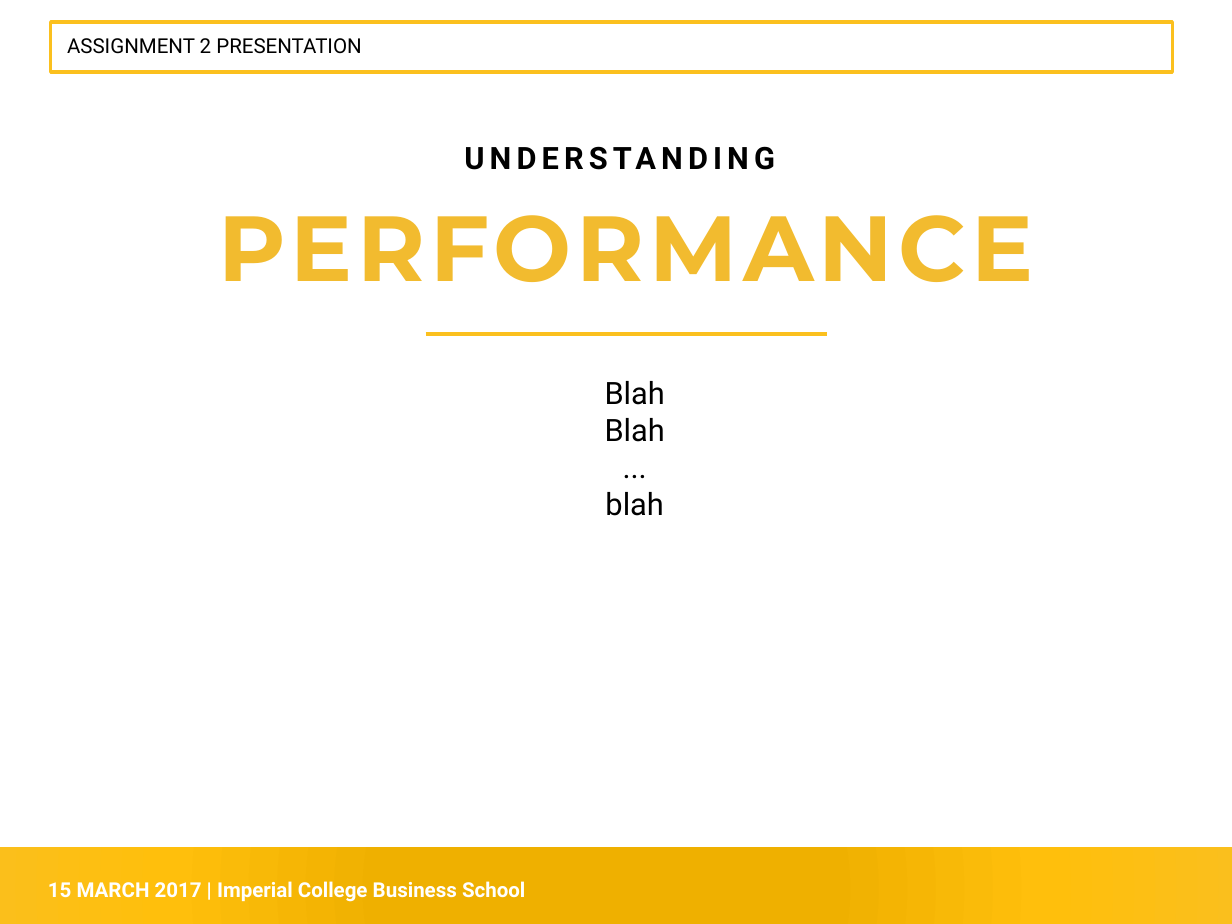
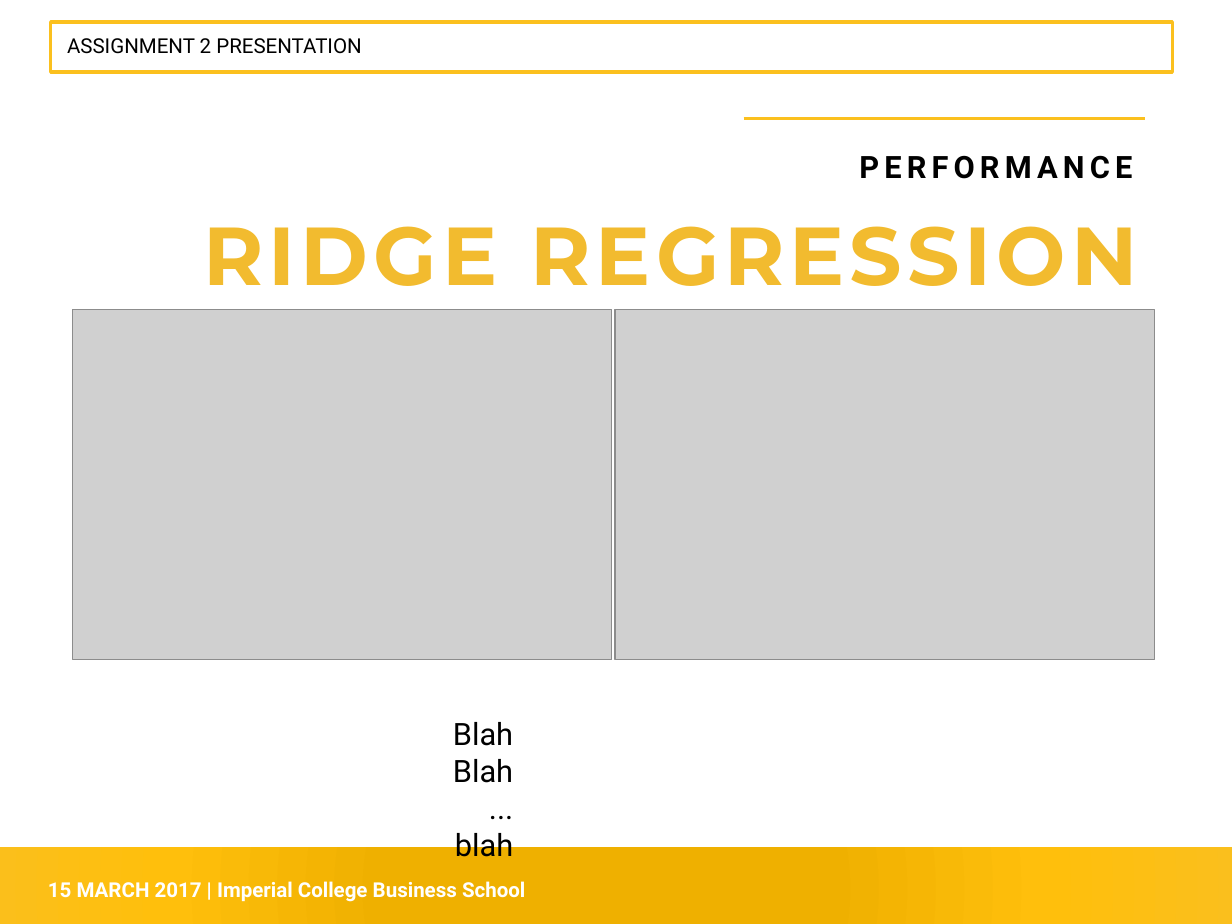
Before and after one commit to siowmeng/bigdatafinance, a slide deck: slide 5 of Presentation.pptx. Drawn at 1232x924 pixels with LibreOffice and Linux fonts; fonts in the diff are those of the drawing; grey boxes stand for pictures. Boxes give left, top, right and bottom in pixels: in the first picture for what was removed or moved away, otherwise in the second. Text is boxed around its words. In the diff, an @@ line names an element or a change of style, - is before the commit and + after.

```diff
--- a/Presentation.pptx
+++ b/Presentation.pptx
@@ line moved from (425, 334) - (827, 334) to (744, 118) - (1145, 118) @@
@@ text removed at [409, 133, 844, 182] @@
-UNDERSTANDING
@@ text "PERFORMANCE": place and size @@
-text "PERFORMANCE" at [218, 215, 1033, 282]
+text "PERFORMANCE" at [859, 155, 1132, 179]
@@ text "PERFORMANCE" at [859, 155, 1132, 179]: size 54 to 18 pt, font Montserrat to Roboto, text colour #F2BB2F to #000000; alignment centre to right @@
@@ text added at [203, 226, 1137, 286], 48 pt, text #F2BB2F, bold @@
+RIDGE REGRESSION
@@ picture added at [73, 309, 612, 659] @@
@@ picture added at [615, 309, 1154, 659] @@
@@ text "Blah": place and size @@
-text "Blah" at [605, 381, 665, 516]
+text "Blah" at [453, 722, 513, 857]
@@ text "Blah" at [453, 722, 513, 857]: alignment centre to right @@
```
Also in this commit, not shown: 7 other slides changed, 3 slides added, 2 slides removed.
